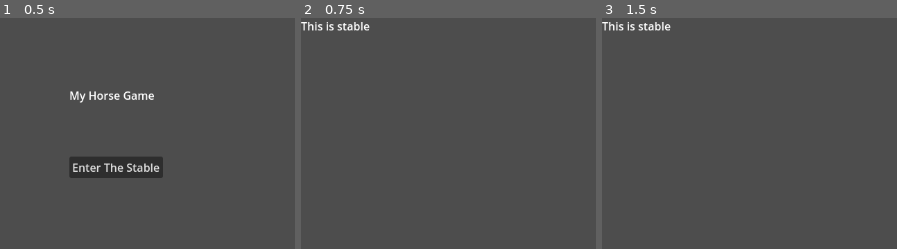
Above: before the commit, frames 1-3 (left to right).
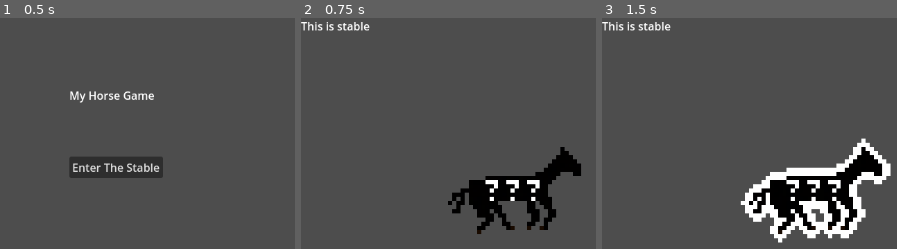
Above: after the commit, the same moments.

Repository: IlyaShch/GTA7
Game: Godot game, scene res://Scenes/Main.tscn
Two runs of this game, one before a commit and one after it. Both use one fixed random seed, a clock stepped at 60 frames per second and the inputs below.
Inputs (mouse positions are in pixels of both pictures, inside the frame that each line leads up to):
- Up to frame 1 (0.5 s): no input
- Up to frame 2 (0.75 s): click "Enter The Stable" at 0.5 s
- Up to frame 3 (1.5 s): click (814, 195) at 1.27 s

Frame 1 is identical in both runs. In frame 2, 5.9% of the frame differs, in the area x 49-95%, y 55-94%; in frame 3, 12%, in the area x 46-98%, y 51-98%.

Commit message:
Hoverable horse selection
Button in the stable with a hoverable mystery horse

Diff:
--- a/gta7/Scenes/Stable.tscn
+++ b/gta7/Scenes/Stable.tscn
@@ -1,6 +1,9 @@
-[gd_scene format=3 uid="uid://dld6mpf2ktf5s"]
+[gd_scene load_steps=2 format=3 uid="uid://dld6mpf2ktf5s"]
+
+[ext_resource type="Script" path="res://scripts/Stable.gd" id="1_7p8ss"]
 
 [node name="Stable" type="Node2D"]
+script = ExtResource("1_7p8ss")
 
 [node name="Label" type="Label" parent="."]
 offset_right = 40.0
--- a/gta7/project.godot
+++ b/gta7/project.godot
@@ -14,3 +14,7 @@
 run/main_scene="res://Scenes/Main.tscn"
 config/features=PackedStringArray("4.3", "Forward Plus")
 config/icon="res://icon.svg"
+
+[rendering]
+
+textures/canvas_textures/default_texture_filter=0
--- a/gta7/scripts/Stable.gd
+++ b/gta7/scripts/Stable.gd
@@ -4,7 +4,24 @@
 @onready var horse_info_panel = $UI/HorseInfoPanel
 
 func _ready():
-	horse.horse_clicked.connect(_on_horse_clicked)
+	var horse_button = TextureButton.new()
 
-func _on_horse_clicked():
-	horse_info_panel.visible = true
+	# Set the button's image
+	horse_button.texture_normal = load("res://assets/sprites/Horses/Mystery Horse.png")
+	horse_button.texture_hover = load("res://assets/sprites/Horses/MysteryHorseOutline.png")
+
+	# Position it in the stable
+	horse_button.position = Vector2(200, 150)
+
+	# Make the 32x32 pixel art appear at 128x128
+	horse_button.scale = Vector2(6, 6)
+
+	# Connect the click
+	horse_button.pressed.connect(_on_horse_pressed)
+
+	# Add it to the scene
+	add_child(horse_button)
+
+
+func _on_horse_pressed():
+	print("THEY FUCKING CLICKED ME~!!!!")
Binary file added: gta7/assets/sprites/Horses/Mystery Horse.png
Not shown, added: gta7/assets/sprites/Horses/Mystery Horse.png.import
Binary file added: gta7/assets/sprites/Horses/MysteryHorseOutline.png
Not shown, added: gta7/assets/sprites/Horses/MysteryHorseOutline.png.import
Binary file added: gta7/assets/sprites/Horses/StableHorse.png
Not shown, added: gta7/assets/sprites/Horses/StableHorse.png.import
Binary file added: gta7/assets/sprites/Horses/StableHorseOutline.png
Not shown, added: gta7/assets/sprites/Horses/StableHorseOutline.png.import
Binary file added: gta7/assets/sprites/Horses/pixilart-sprite.png
Not shown, added: gta7/assets/sprites/Horses/pixilart-sprite.png.import
